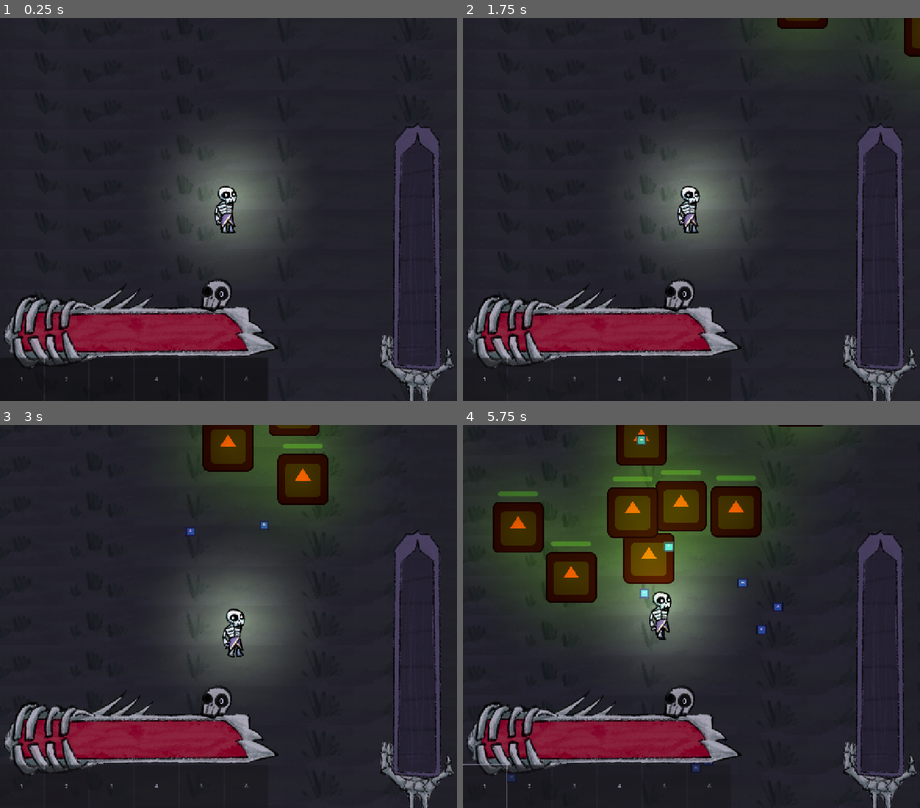
Above: before the commit, frames 1-4 (two rows, left to right).
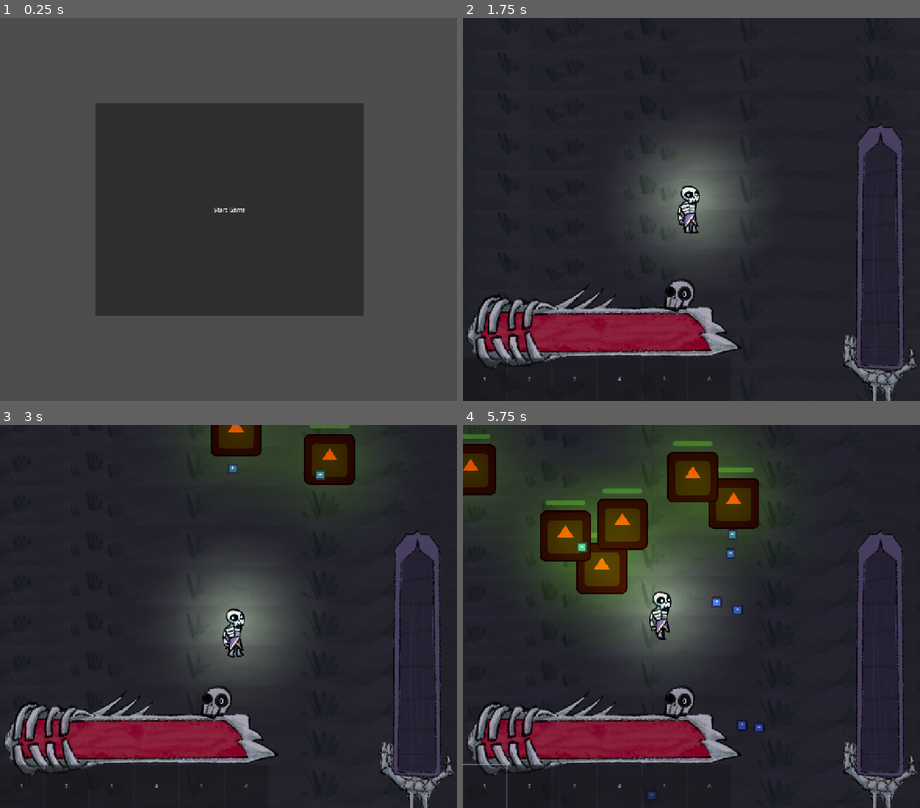
Above: after the commit, the same moments.

Repository: atlanticbomber/CranberryJam_Skeleton-fight
Game: Godot game, scene res://Scenes/start_screen.tscn
Two runs of this game, one before a commit and one after it. Both use one fixed random seed, a clock stepped at 60 frames per second and the inputs below. Before the commit the project starts from res://Scenes/world.tscn. The engine's default icon, where the game draws it, is replaced by a stand-in: a white triangle on a blue panel in a dark square.
Inputs (mouse positions are in pixels of both pictures, inside the frame that each line leads up to):
- Up to frame 1 (0.25 s): no input
- Up to frame 2 (1.75 s): click (691, 209) at 0.5 s, where only the run after the commit has a clickable "Start Game"; click "0" at 1.25 s
- Up to frame 3 (3 s): tap Enter (ui_accept) at 2, 2.27 s; move the mouse to (329, 597) at 2.02 s; hold D (right) 2.03-2.78 s; tap 1 (Slot1) at 2.1 s; move the mouse to (137, 635) at 2.77 s; hold S (down) from 2.78 s (still down); tap 2 (Slot2) at 2.85 s
- Up to frame 4 (5.75 s): tap Enter (ui_accept) at 3.02, 4.52, 5.27 s; move the mouse to (737, 532) at 3.52 s; release S (down) at 3.53 s; hold D (right) 3.53-4.28 s; tap 3 (Slot3) at 3.6 s; move the mouse to (668, 693) at 4.27 s; hold W (up) 4.28-5.03 s; click (668, 693) at 4.35 s; move the mouse to (828, 673) at 5.02 s; hold A (left) from 5.03 s (still down); tap Space (roll) at 5.1 s; tap Tab (skillaton) at 5.65 s

The runs differ from the first frame. In frame 1, 71% of the frame differs, in the area x 0-100%, y 0-100%; in frame 2, 1.3%; in frame 3, 4.3%; in frame 4, 16%.

Commit message:
music

Diff:
--- /dev/null
+++ b/the-legend-of-sir-skelebones/Music.tscn
@@ -0,0 +1,13 @@
+[gd_scene format=3 uid="uid://c7ogpd1u0eu3d"]
+
+[ext_resource type="Script" uid="uid://cey1o0d5ejtob" path="res://music.gd" id="1_fw6bl"]
+[ext_resource type="AudioStream" uid="uid://dot3u63ictcs1" path="res://Sounds/Music/Skeletunes for Escaping the Invitable - 11:15:26, 10.39 AM.mp3" id="2_tw4r6"]
+
+[node name="Music" type="Node" unique_id=1451197283]
+process_mode = 3
+script = ExtResource("1_fw6bl")
+
+[node name="Playing" type="AudioStreamPlayer" parent="." unique_id=1361029848]
+stream = ExtResource("2_tw4r6")
+
+[node name="Menu" type="AudioStreamPlayer" parent="." unique_id=489617856]
--- a/the-legend-of-sir-skelebones/Scripts/STATS.gd
+++ b/the-legend-of-sir-skelebones/Scripts/STATS.gd
@@ -10,6 +10,8 @@
 var Demeter: float = 0.0
 var Vitamins: int = 0
 var Vitaminscollected:int = 0
+
+var currentScene:String = "Menu"
 
 var PlayerLocation: Vector2 = Vector2(0,0)
 
--- a/the-legend-of-sir-skelebones/Scripts/skillaton.gd
+++ b/the-legend-of-sir-skelebones/Scripts/skillaton.gd
@@ -12,6 +12,7 @@
 
 # Called when the node enters the scene tree for the first time.
 func _ready() -> void:
+	Music.changeMusic("Skill")
 	$AnimationPlayer.play("Rise")
 	await $AnimationPlayer.animation_finished
 	eyeStat()
--- a/the-legend-of-sir-skelebones/Scripts/start_screen.gd
+++ b/the-legend-of-sir-skelebones/Scripts/start_screen.gd
@@ -1,3 +1,5 @@
 extends Node2D
+func _ready() -> void:
+	Music.changeMusic("Menu")
 func begin_run():
 	get_tree().change_scene_to_file("res://Scenes/world.tscn")
--- a/the-legend-of-sir-skelebones/Scripts/world.gd
+++ b/the-legend-of-sir-skelebones/Scripts/world.gd
@@ -4,6 +4,7 @@
 var timer
 var spawn_loops = 0
 var farthest_tile = 0
+
 func _init():
 	var tile_map = preload("res://Scenes/tile_map_layer.tscn")
 	map = tile_map.instantiate()
@@ -20,6 +21,9 @@
 	if -farthest_tile > map.last_tiled_id-7:
 		map.add_tile()
 	spawn_enemies(-farthest_tile)
+
+func _ready() -> void:
+	Music.changeMusic("Battle")
 
 func decay_map():
 	map.decay_next()
--- /dev/null
+++ b/the-legend-of-sir-skelebones/music.gd
@@ -0,0 +1,13 @@
+extends Node
+
+func changeMusic(song:String):
+	if song == "Menu":
+		$Menu.play()
+		$Playing.stop()
+	elif song == "Battle":
+		if not $Playing.playing:
+			$Playing.play()
+			$Menu.stop()
+		$Playing.volume_db = -2
+	elif song == "Skill":
+		$Playing.volume_db = -8
--- a/the-legend-of-sir-skelebones/project.godot
+++ b/the-legend-of-sir-skelebones/project.godot
@@ -11,13 +11,14 @@
 [application]
 
 config/name="The legend of sir skelebones"
-run/main_scene="uid://ojfdko0opxdv"
+run/main_scene="uid://c2gjkct1uiwl1"
 config/features=PackedStringArray("4.7", "Forward Plus")
 config/icon="res://icon.svg"
 
 [autoload]
 
 Stats="*uid://c5sdomiamqmiv"
+Music="*uid://c7ogpd1u0eu3d"
 
 [display]
 
Not shown, added: the-legend-of-sir-skelebones/Sounds/Music/Skeletunes for Escaping the Invitable - 11:15:26, 10.39 AM.mp3.import
Not shown, added: the-legend-of-sir-skelebones/music.gd.uid
Not shown, added: the-legend-of-sir-skelebones/Sounds/Music/Skeletunes for Escaping the Invitable - 11:15:26, 10.39 AM.mp3
